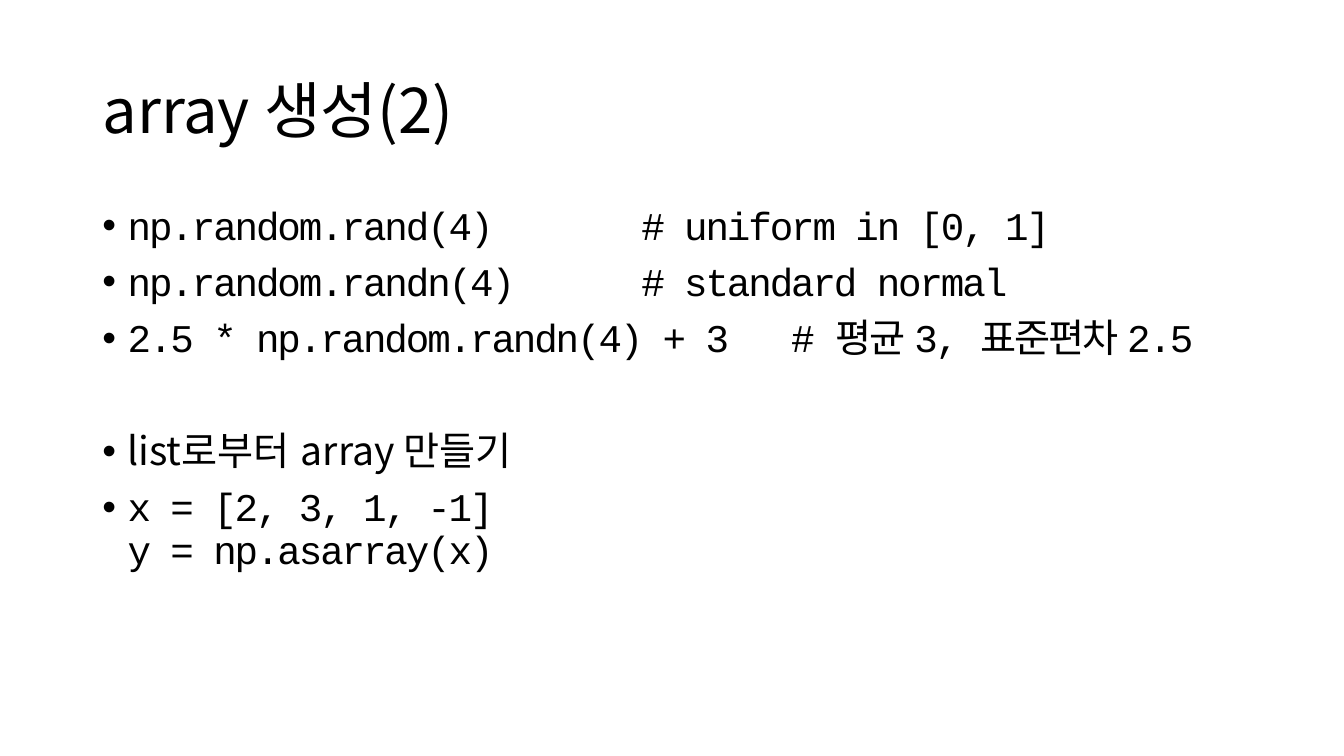
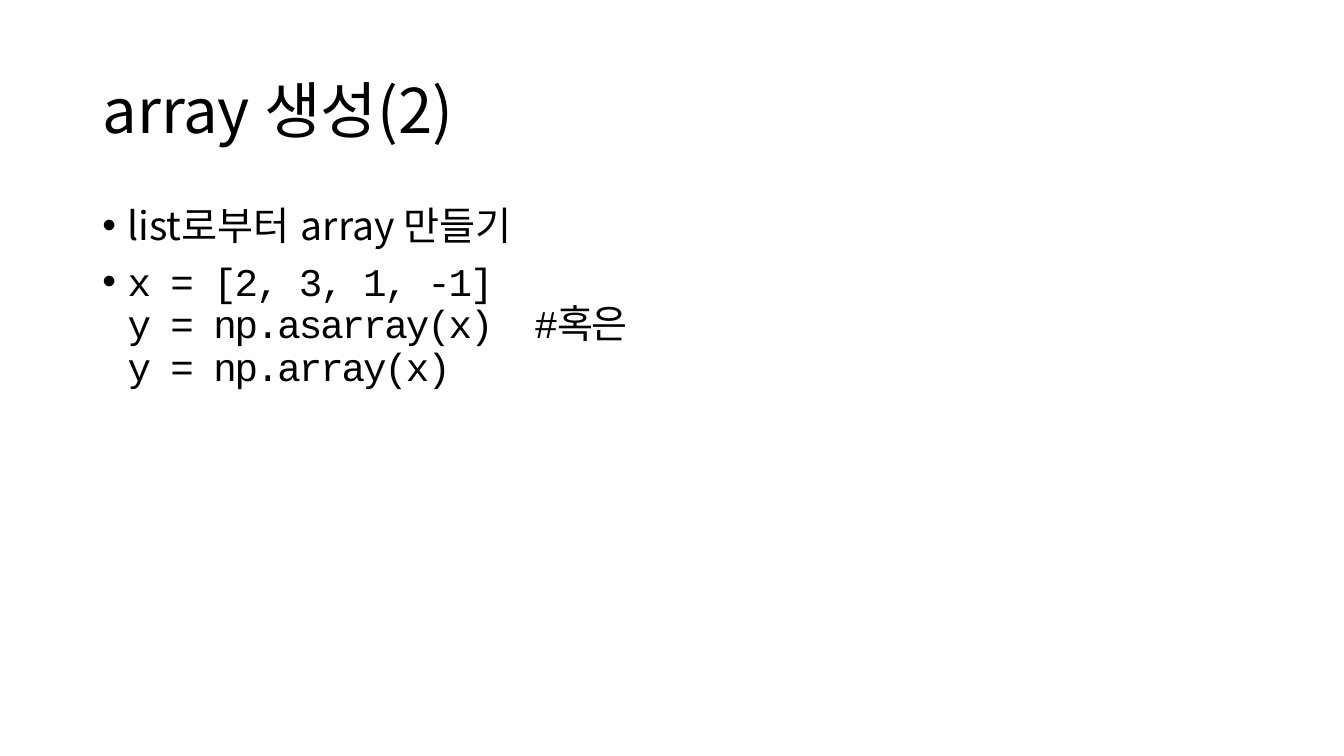
Before and after one commit to ksublee/SPuP, a slide deck: slide 12 of ppt/Python_6_Linear_algebra.pptx. Drawn at 1344x756 pixels with LibreOffice and Linux fonts; fonts in the diff are those of the drawing. Boxes give left, top, right and bottom in pixels: in the first picture for what was removed or moved away, otherwise in the second. Text is boxed around its words. In the diff, an @@ line names an element or a change of style, - is before the commit and + after.

```diff
--- a/ppt/Python_6_Linear_algebra.pptx
+++ b/ppt/Python_6_Linear_algebra.pptx
@@ text at [128, 212, 1193, 360]: paragraphs removed @@
-• np.random.rand(4) # uniform in [0, 1]
-• np.random.randn(4) # standard normal
-• 2.5 * np.random.randn(4) + 3 # 평균 3, 표준편차 2.5
@@ text at [128, 268, 627, 389]: text changed @@
-• x = [2, 3, 1, -1]
-  y = np.asarray(x)
+• x = [2, 3, 1, -1]
+  y = np.asarray(x) #혹은
+  y = np.array(x)
```
Also in this commit, not shown: 1 other slide changed, 2 slides added, 2 other files.
